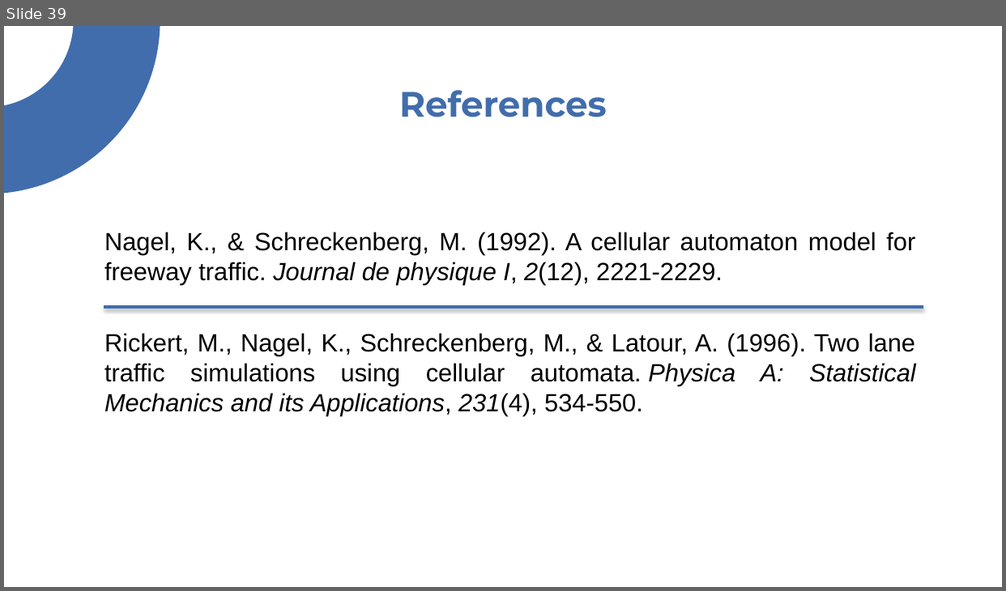
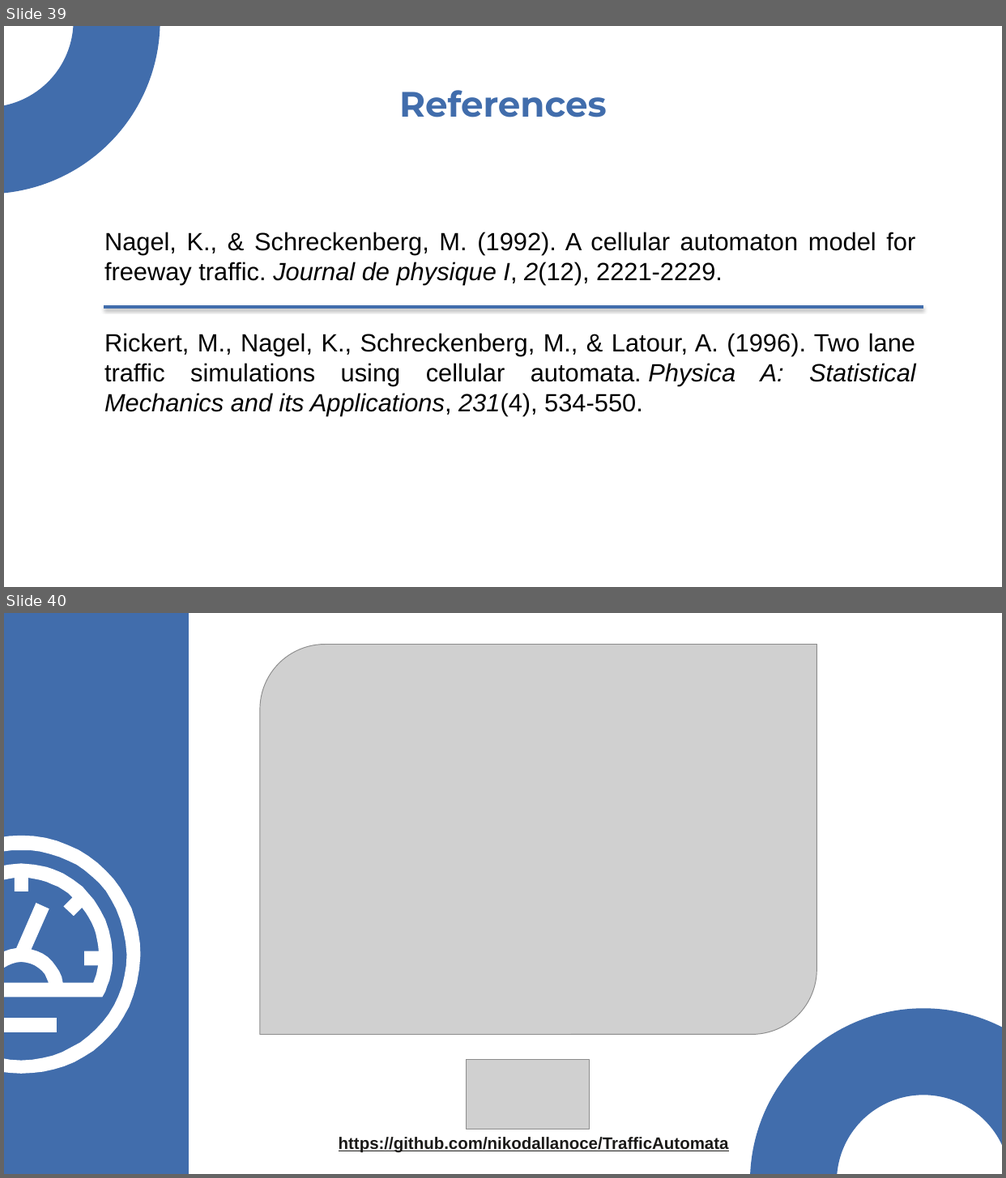
Before and after one commit to nikodallanoce/TrafficAutomata, a slide deck: presentation/DallaNoce_Ristori_cmcs.pptx. Shown one above the other, each under a label of ours: slide 39 before the commit, slides 39 and 40 after it. The pictures are 1006x591 and 1006x1178 pixels, drawn with LibreOffice and Linux fonts; fonts in the diff are those of the drawing; grey boxes stand for pictures. Boxes give left, top, right and bottom in pixels: in the first picture for what was removed or moved away, otherwise in the second. Text is boxed around its words. In the diff, an @@ line names an element or a change of style, - is before the commit and + after.

Commit message:
Presentation Updated

```diff
--- a/presentation/DallaNoce_Ristori_cmcs.pptx
+++ b/presentation/DallaNoce_Ristori_cmcs.pptx
@@ slide 40 added at box(4, 613, 1002, 1174), background #FFFFFF @@
@@ rectangle added at box(4, 613, 189, 1174), fill #416DAC @@
@@ picture added at box(260, 645, 817, 1035) @@
@@ group added at box(4, 835, 140, 1073): 10 freeform shapes @@
@@ arch (boxed as its full ring) added at box(750, 1008, 1002, 1174), fill #416DAC @@
@@ picture added at box(466, 1060, 589, 1129) @@
@@ text added at box(339, 1137, 729, 1153), 16 pt, text #1B1A18, bold, underline @@
+https://github.com/nikodallanoce/TrafficAutomata
```
Also in this commit, not shown: 4 slides changed, 1 slide removed, 2 other files.
